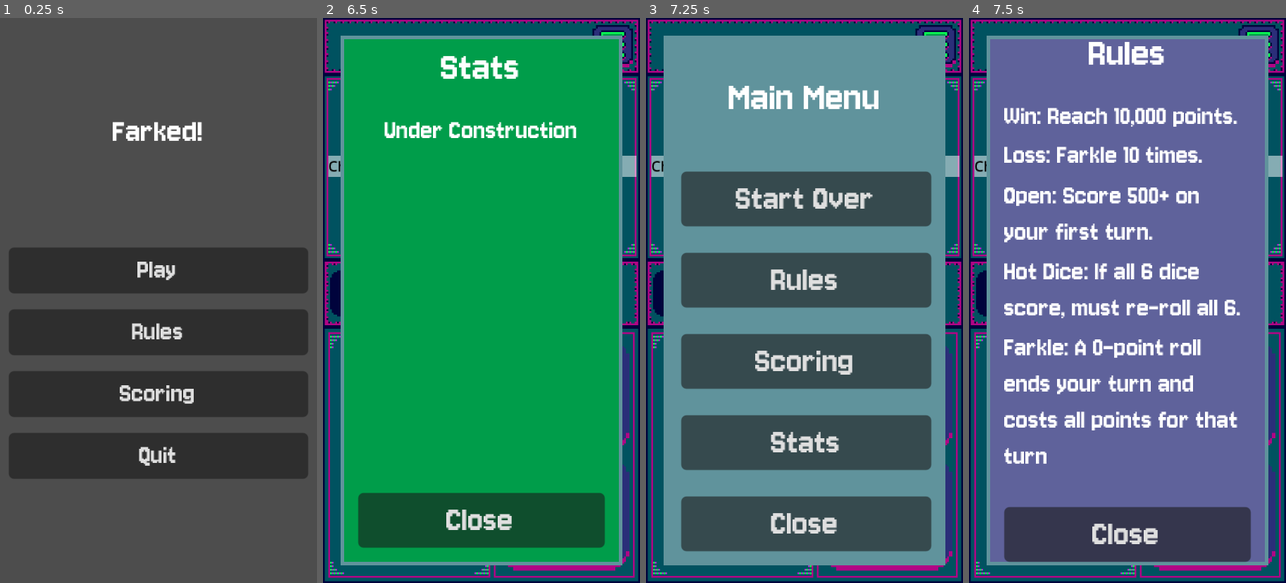
Above: before the commit, frames 1-4 (left to right).
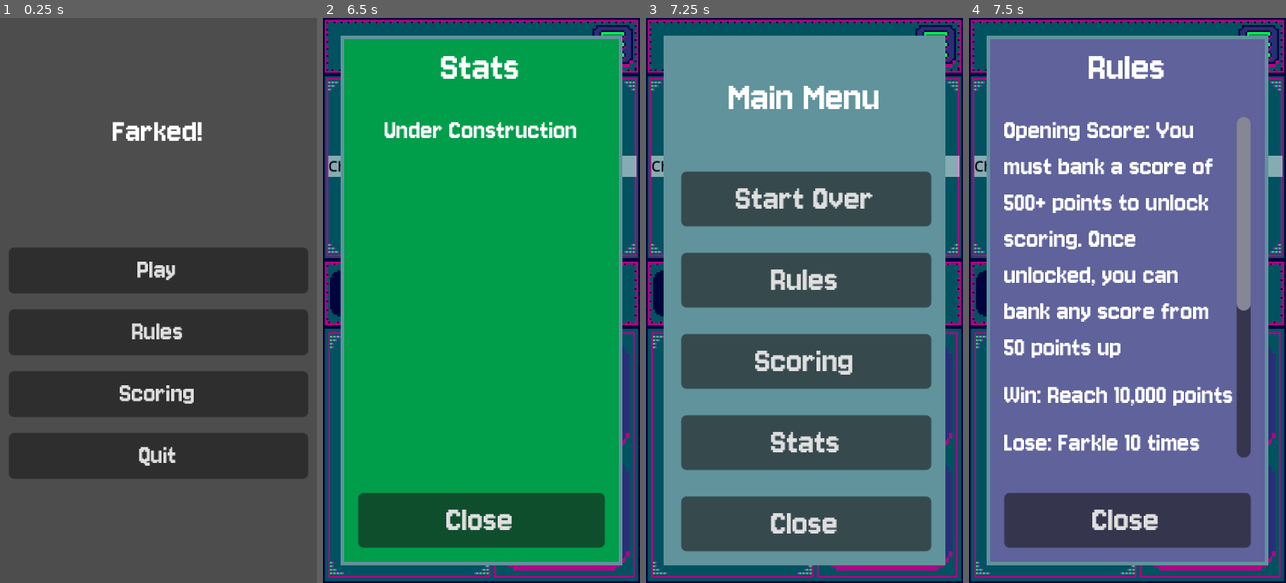
Above: after the commit, the same moments.

Repository: mdcoxe/mobile_farkle
Game: Godot game, scene res://Scene/Start.tscn
Two runs of this game, one before a commit and one after it. Both use one fixed random seed, a clock stepped at 60 frames per second and the inputs below.
Inputs (mouse positions are in pixels of both pictures, inside the frame that each line leads up to):
- Up to frame 1 (0.25 s): no input
- Up to frame 2 (6.5 s): click "Play" at 0.5 s; click (570, 396) at 1.25 s; click (614, 46) at 2 s; click "Stats" at 2.75 s; click "Start Over" at 3.5 s; click "Start Over" at 4.25 s; click "Rules" at 5 s; click "Scoring" at 5.75 s
- Up to frame 3 (7.25 s): click (893, 520) at 6.5 s
- Up to frame 4 (7.5 s): click "Rules" at 7.25 s

Frames 1-3 are identical in both runs. In frame 4, 23% of the frame differs, in the area x 11-89%, y 4-97%.

Commit message:
updated/clarified rules

Diff:
--- a/Scene/Rules.tscn
+++ b/Scene/Rules.tscn
@@ -44,52 +44,58 @@
 
 [node name="MarginContainer" type="MarginContainer" parent="ColorRect/MarginContainer/VBoxContainer"]
 layout_mode = 2
+size_flags_vertical = 3
 theme_override_constants/margin_left = 5
 theme_override_constants/margin_right = 5
+
+[node name="ScrollContainer" type="ScrollContainer" parent="ColorRect/MarginContainer/VBoxContainer/MarginContainer"]
+layout_mode = 2
+size_flags_horizontal = 3
+horizontal_scroll_mode = 0
+
+[node name="Stats" type="VBoxContainer" parent="ColorRect/MarginContainer/VBoxContainer/MarginContainer/ScrollContainer"]
+layout_mode = 2
+size_flags_horizontal = 3
+theme_override_constants/separation = 10
+
+[node name="FarklesCountLabel" type="Label" parent="ColorRect/MarginContainer/VBoxContainer/MarginContainer/ScrollContainer/Stats"]
+custom_minimum_size = Vector2(10, 10)
+layout_mode = 2
+theme_override_fonts/font = ExtResource("1_1kgyw")
+text = "Opening Score: You must bank a score of 500+ points to unlock scoring. Once unlocked, you can bank any score from 50 points up"
+autowrap_mode = 2
+
+[node name="TotalScoreLabel" type="Label" parent="ColorRect/MarginContainer/VBoxContainer/MarginContainer/ScrollContainer/Stats"]
+custom_minimum_size = Vector2(10, 10)
+layout_mode = 2
+theme_override_fonts/font = ExtResource("1_1kgyw")
+text = "Win: Reach 10,000 points"
+autowrap_mode = 2
+
+[node name="HighesRollLabel" type="Label" parent="ColorRect/MarginContainer/VBoxContainer/MarginContainer/ScrollContainer/Stats"]
+custom_minimum_size = Vector2(10, 10)
+layout_mode = 2
+theme_override_fonts/font = ExtResource("1_1kgyw")
+text = "Lose: Farkle 10 times"
+autowrap_mode = 2
+
+[node name="RoundsCountLabel" type="Label" parent="ColorRect/MarginContainer/VBoxContainer/MarginContainer/ScrollContainer/Stats"]
+custom_minimum_size = Vector2(10, 10)
+layout_mode = 2
+theme_override_fonts/font = ExtResource("1_1kgyw")
+text = "Hot Dice: If all 6 dice score, must re-roll all 6"
+autowrap_mode = 2
+
+[node name="TotalScoreValue" type="Label" parent="ColorRect/MarginContainer/VBoxContainer/MarginContainer/ScrollContainer/Stats"]
+custom_minimum_size = Vector2(10, 10)
+layout_mode = 2
+theme_override_fonts/font = ExtResource("1_1kgyw")
+text = "Farkle: A 0-point roll ends your turn and forfits all points for that turn"
+autowrap_mode = 2
 
 [node name="HBoxContainer" type="HBoxContainer" parent="ColorRect/MarginContainer/VBoxContainer/MarginContainer"]
 layout_mode = 2
 size_flags_vertical = 3
-
-[node name="Stats" type="VBoxContainer" parent="ColorRect/MarginContainer/VBoxContainer/MarginContainer/HBoxContainer"]
-layout_mode = 2
-size_flags_horizontal = 3
-theme_override_constants/separation = 5
-
-[node name="TotalScoreLabel" type="Label" parent="ColorRect/MarginContainer/VBoxContainer/MarginContainer/HBoxContainer/Stats"]
-custom_minimum_size = Vector2(10, 10)
-layout_mode = 2
-theme_override_fonts/font = ExtResource("1_1kgyw")
-text = "Win: Reach 10,000 points."
-autowrap_mode = 2
-
-[node name="HighesRollLabel" type="Label" parent="ColorRect/MarginContainer/VBoxContainer/MarginContainer/HBoxContainer/Stats"]
-custom_minimum_size = Vector2(10, 10)
-layout_mode = 2
-theme_override_fonts/font = ExtResource("1_1kgyw")
-text = "Loss: Farkle 10 times."
-autowrap_mode = 2
-
-[node name="FarklesCountLabel" type="Label" parent="ColorRect/MarginContainer/VBoxContainer/MarginContainer/HBoxContainer/Stats"]
-custom_minimum_size = Vector2(10, 10)
-layout_mode = 2
-theme_override_fonts/font = ExtResource("1_1kgyw")
-text = "Open: Score 500+ on your first turn."
-autowrap_mode = 2
-
-[node name="RoundsCountLabel" type="Label" parent="ColorRect/MarginContainer/VBoxContainer/MarginContainer/HBoxContainer/Stats"]
-custom_minimum_size = Vector2(10, 10)
-layout_mode = 2
-theme_override_fonts/font = ExtResource("1_1kgyw")
-text = "Hot Dice: If all 6 dice score, must re-roll all 6."
-autowrap_mode = 2
-
-[node name="TotalScoreValue" type="Label" parent="ColorRect/MarginContainer/VBoxContainer/MarginContainer/HBoxContainer/Stats"]
-custom_minimum_size = Vector2(10, 10)
-layout_mode = 2
-theme_override_fonts/font = ExtResource("1_1kgyw")
-text = "Farkle: A 0-point roll ends your turn and costs all points for that turn"
-autowrap_mode = 2
 
 [node name="ButtonContainer" type="MarginContainer" parent="ColorRect/MarginContainer/VBoxContainer"]
 layout_mode = 2
